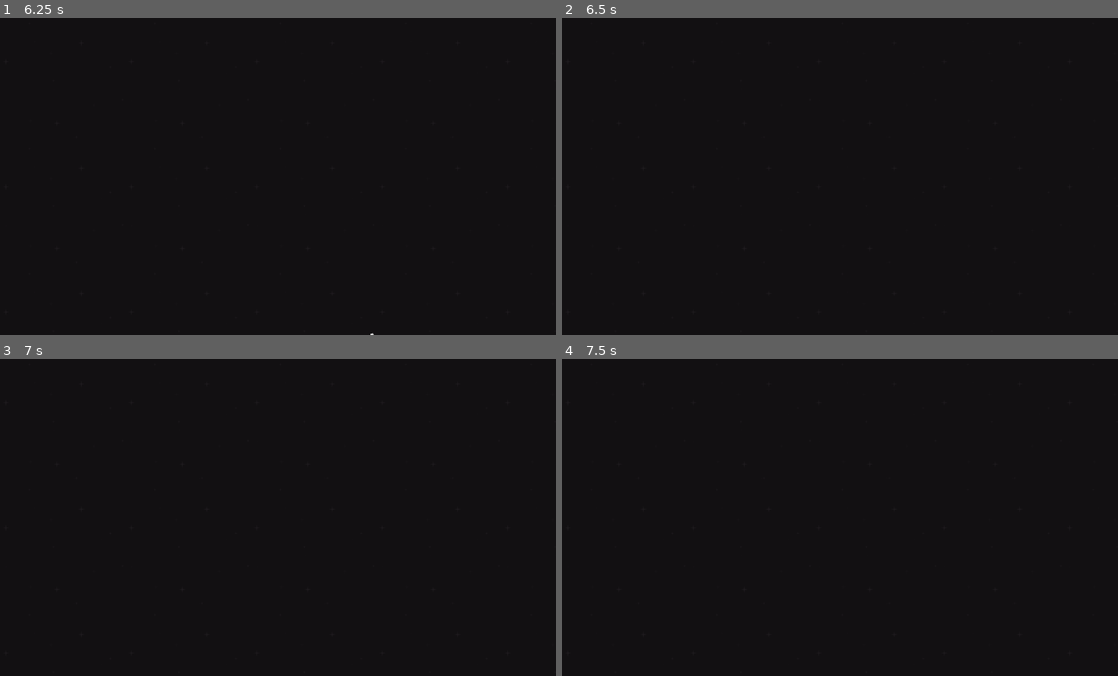
Above: before the commit, frames 1-4 (two rows, left to right).
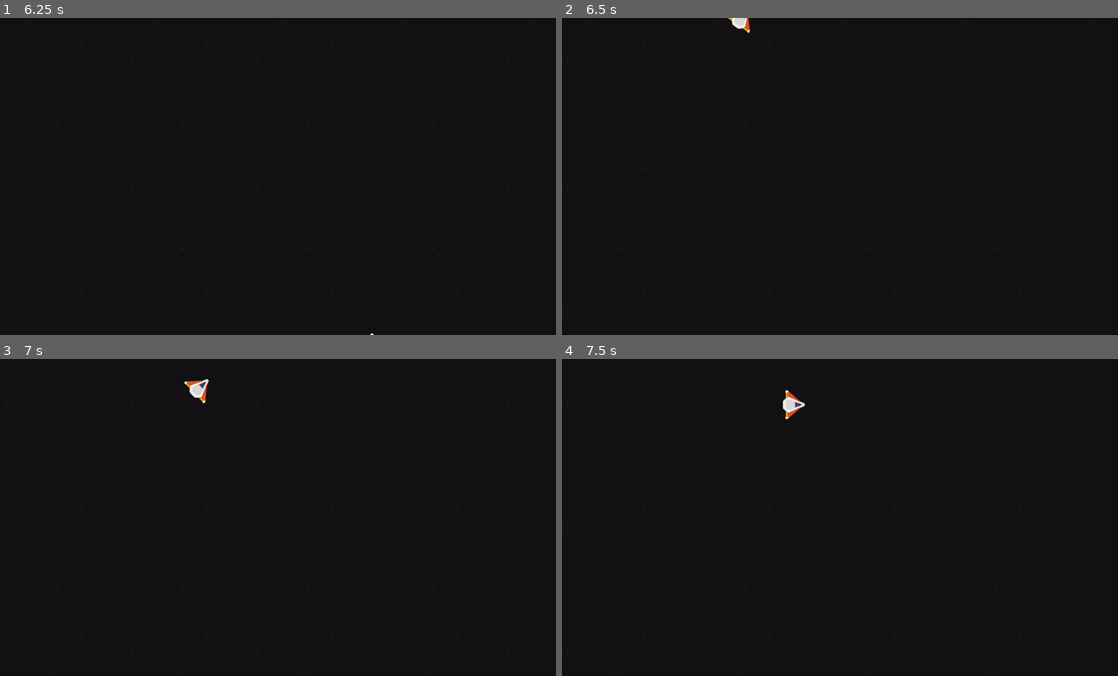
Above: after the commit, the same moments.

Repository: davi4046/asteroids_godot
Game: Godot game, scene res://scenes/world/world.tscn
The game is run twice, just before and just after one commit, with the same random seed, the same clock (stepped at 60 frames per second) and the same inputs.
Inputs:
- Up to frame 1 (6.25 s): tap Enter at 0.5 s; hold D (Turn Right) 0.53-1.28 s; hold A (Turn Left) 1.28-2.03 s; hold D (Turn Right) 2.03-2.78 s; hold W (Accelerate) 2.78-3.53 s; hold A (Turn Left) 3.53-5.78 s; hold D (Turn Right) from 5.78 s (still down)
- Up to frame 2 (6.5 s): keep holding D (Turn Right)
- Up to frame 3 (7 s): release D (Turn Right) at 6.53 s; hold W (Accelerate) from 6.53 s (still down)
- Up to frame 4 (7.5 s): release W (Accelerate) at 7.28 s; hold D (Turn Right) from 7.28 s (still down)

Frame 1 is identical in both runs. In frame 2, 0.1% of the frame differs, in the area x 29-34%, y 0-5%; in frame 3, 0.2%, in the area x 33-38%, y 6-14%; in frame 4, 0.2%.

Commit message:
Implement world wrapping

Diff:
--- /dev/null
+++ b/scenes/world/world.gd
@@ -0,0 +1,7 @@
+extends Node2D
+
+
+func _on_area_2d_body_exited(body):
+	body.set_physics_process(false)
+	body.global_position = Vector2(-body.global_position.x, -body.global_position.y)
+	body.set_physics_process(true)
--- a/scenes/world/world.tscn
+++ b/scenes/world/world.tscn
@@ -1,9 +1,14 @@
-[gd_scene load_steps=3 format=3 uid="uid://bb8kajulccaol"]
+[gd_scene load_steps=5 format=3 uid="uid://bb8kajulccaol"]
 
 [ext_resource type="Texture2D" uid="uid://bmwh874w3wmap" path="res://assets/textures/black.png" id="1_lbeym"]
+[ext_resource type="Script" path="res://scenes/world/world.gd" id="1_n7wo8"]
 [ext_resource type="PackedScene" uid="uid://cm1n6c22tlqbh" path="res://scenes/player/player.tscn" id="2_bq2q0"]
 
+[sub_resource type="RectangleShape2D" id="RectangleShape2D_vk0f7"]
+size = Vector2(1152, 648)
+
 [node name="World" type="Node2D"]
+script = ExtResource("1_n7wo8")
 
 [node name="Camera2D" type="Camera2D" parent="."]
 
@@ -14,3 +19,10 @@
 region_rect = Rect2(0, 0, 1152, 648)
 
 [node name="Player" parent="." instance=ExtResource("2_bq2q0")]
+
+[node name="Area2D" type="Area2D" parent="."]
+
+[node name="CollisionShape2D" type="CollisionShape2D" parent="Area2D"]
+shape = SubResource("RectangleShape2D_vk0f7")
+
+[connection signal="body_exited" from="Area2D" to="." method="_on_area_2d_body_exited"]
